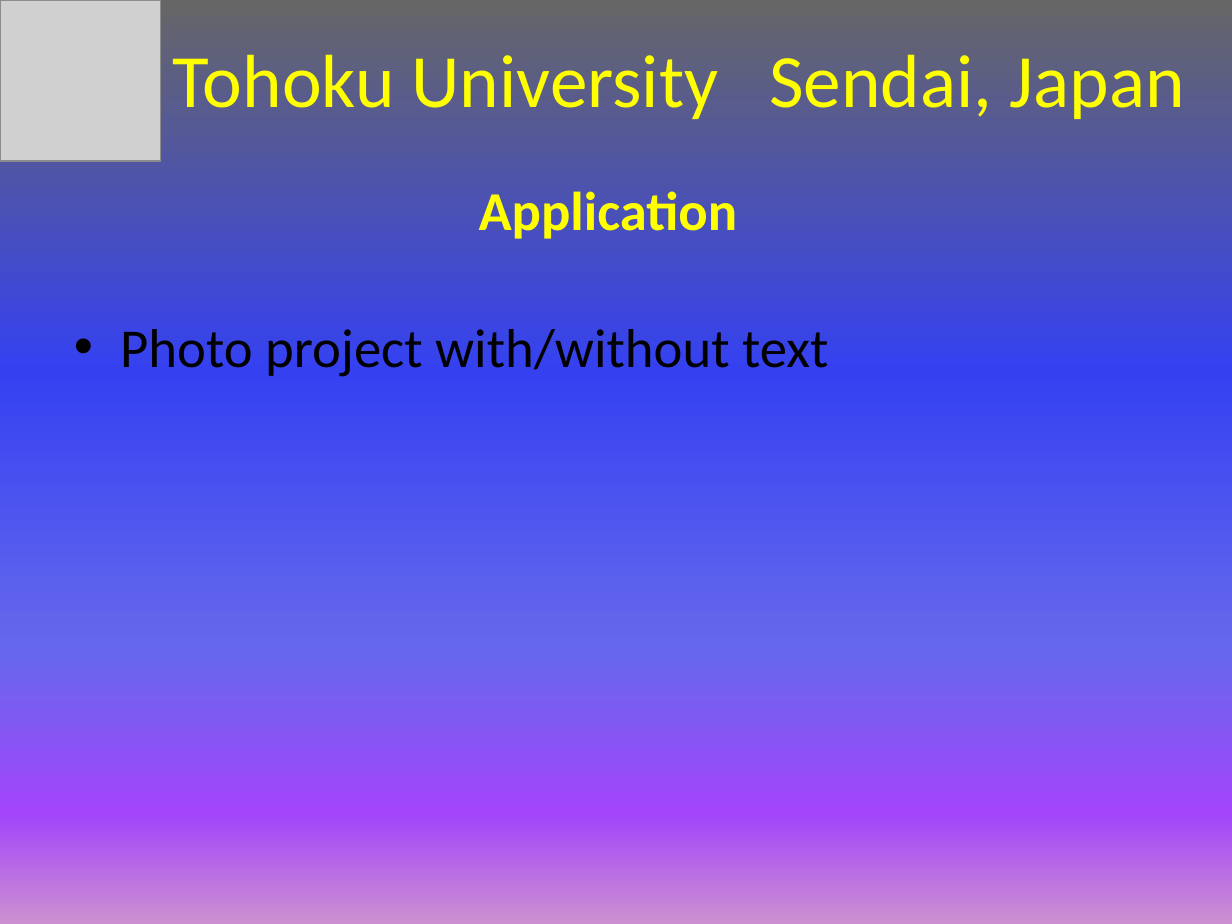
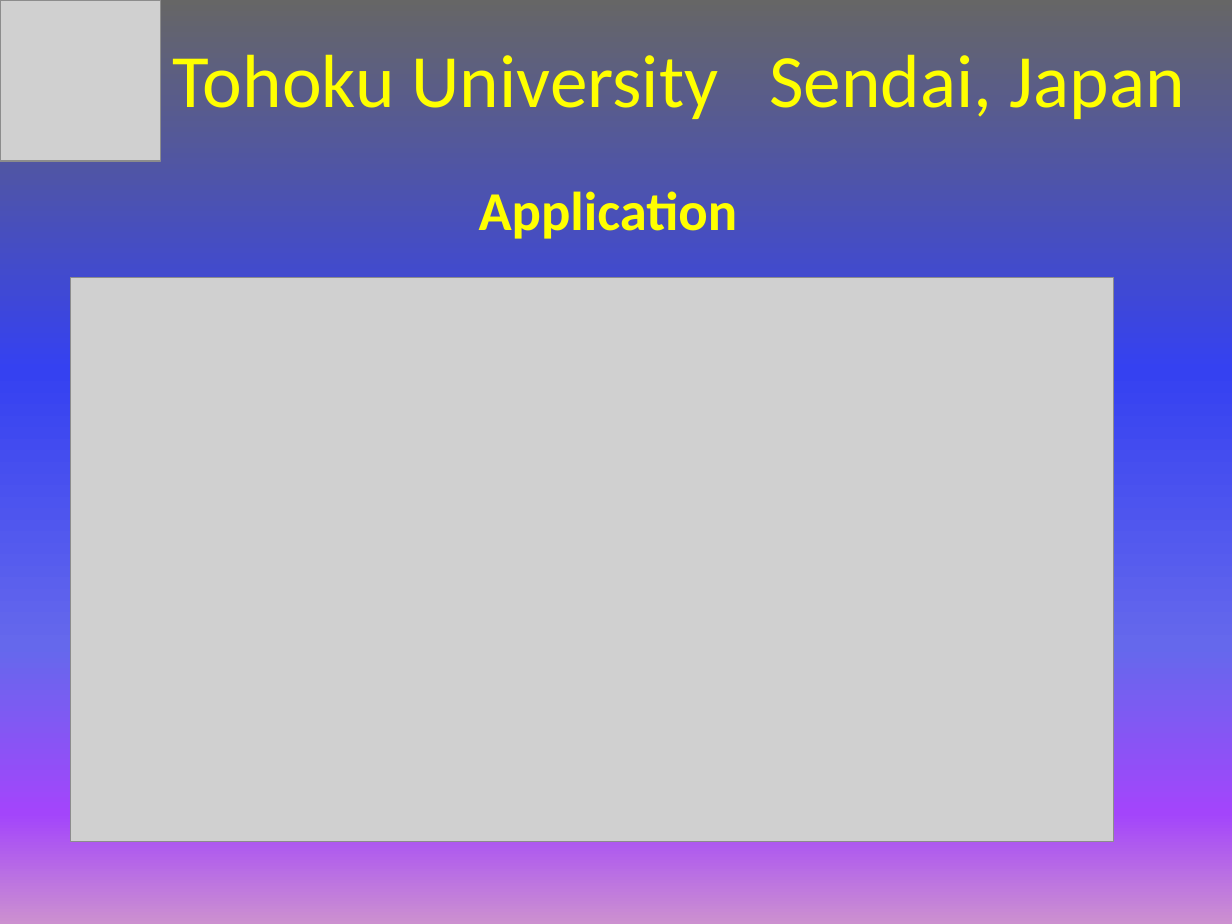
Before and after one commit to eyildiz-ugoe/tesp2018_projection, a slide deck: slide 8 of presentation/6_TOHOKU_ENG.pptx. Drawn at 1232x924 pixels with LibreOffice and Linux fonts; fonts in the diff are those of the drawing; grey boxes stand for pictures. Boxes give left, top, right and bottom in pixels: in the first picture for what was removed or moved away, otherwise in the second. Text is boxed around its words. In the diff, an @@ line names an element or a change of style, - is before the commit and + after.

```diff
--- a/presentation/6_TOHOKU_ENG.pptx
+++ b/presentation/6_TOHOKU_ENG.pptx
@@ picture added at [70, 277, 1112, 841] @@
@@ text removed at [120, 329, 828, 377] @@
-• Photo project with/without text
```
Also in this commit, not shown: 1 other slide changed.
